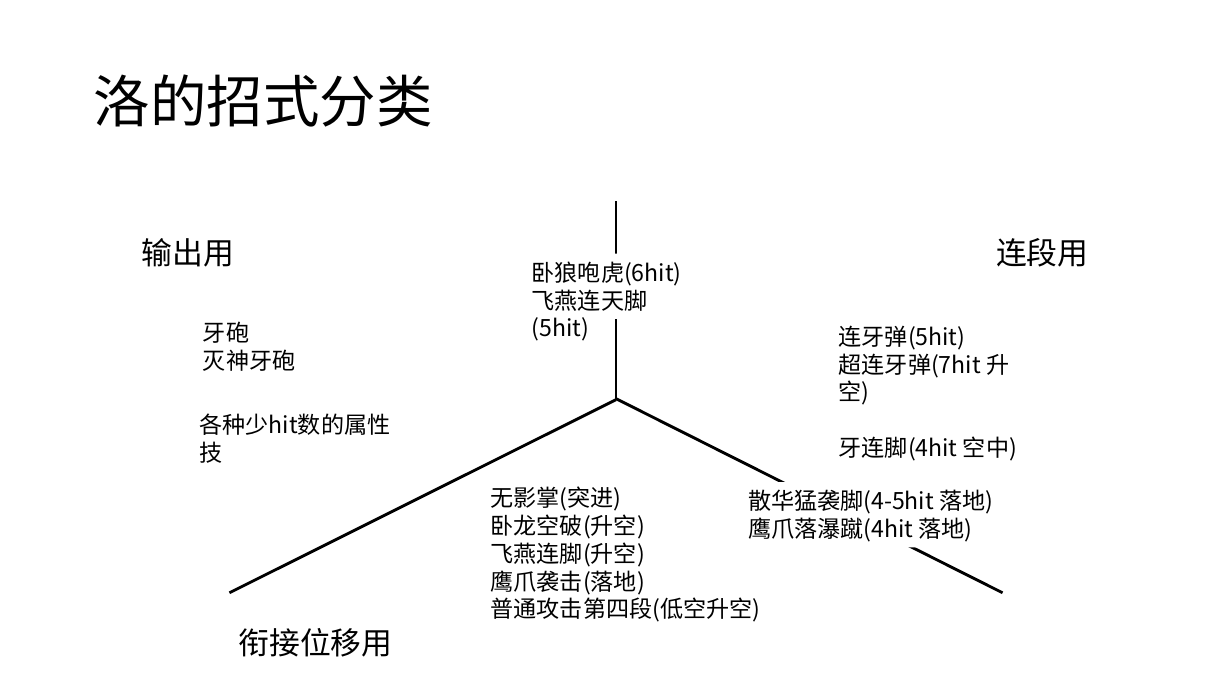
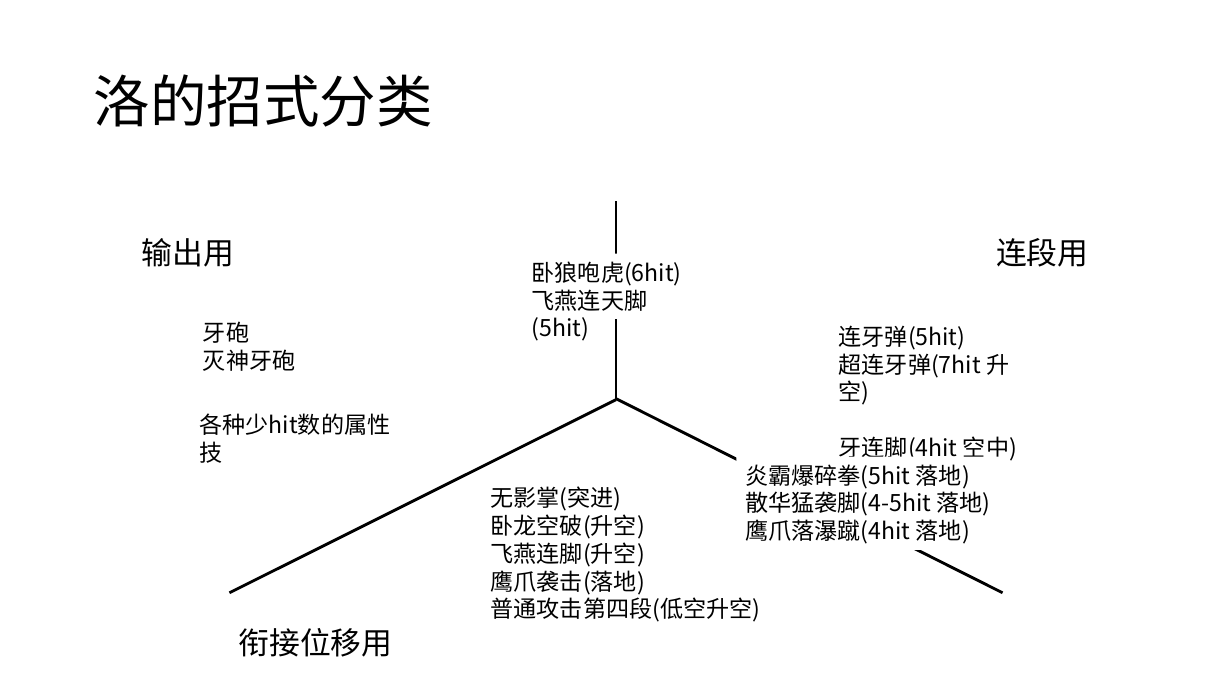
Before and after one commit to GameData-by-Darkbblue/Tales-of-Arise, a slide deck: slide 10 of 图示.pptx (slide 8 before the commit). Drawn at 1232x693 pixels with LibreOffice and Linux fonts; fonts in the diff are those of the drawing. Boxes give left, top, right and bottom in pixels: in the first picture for what was removed or moved away, otherwise in the second. Text is boxed around its words. In the diff, an @@ line names an element or a change of style, - is before the commit and + after.

```diff
--- a/图示.pptx
+++ b/图示.pptx
@@ text "炎霸爆碎拳(5hit 落地)": place and size @@
-text "炎霸爆碎拳(5hit 落地)" at <box>748,489,993,542</box>
+text "炎霸爆碎拳(5hit 落地)" at <box>745,464,991,544</box>
@@ text at <box>745,464,970,489</box>: paragraph added @@
+炎霸爆碎拳(5hit 落地)
```
Also in this commit, not shown: 4 slides added, 1 other file.
